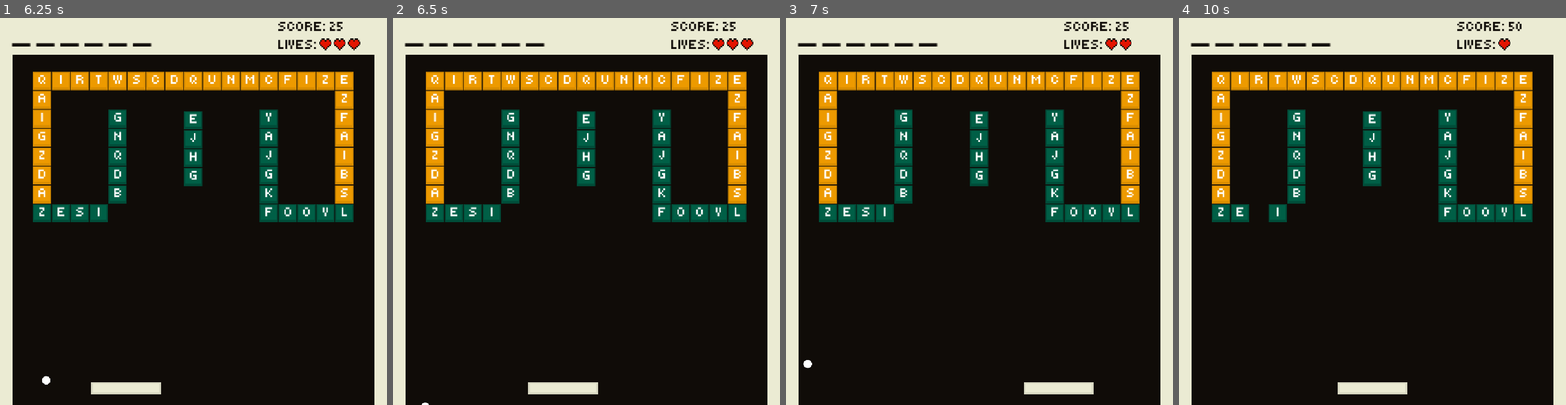
Above: before the commit, frames 1-4 (left to right).
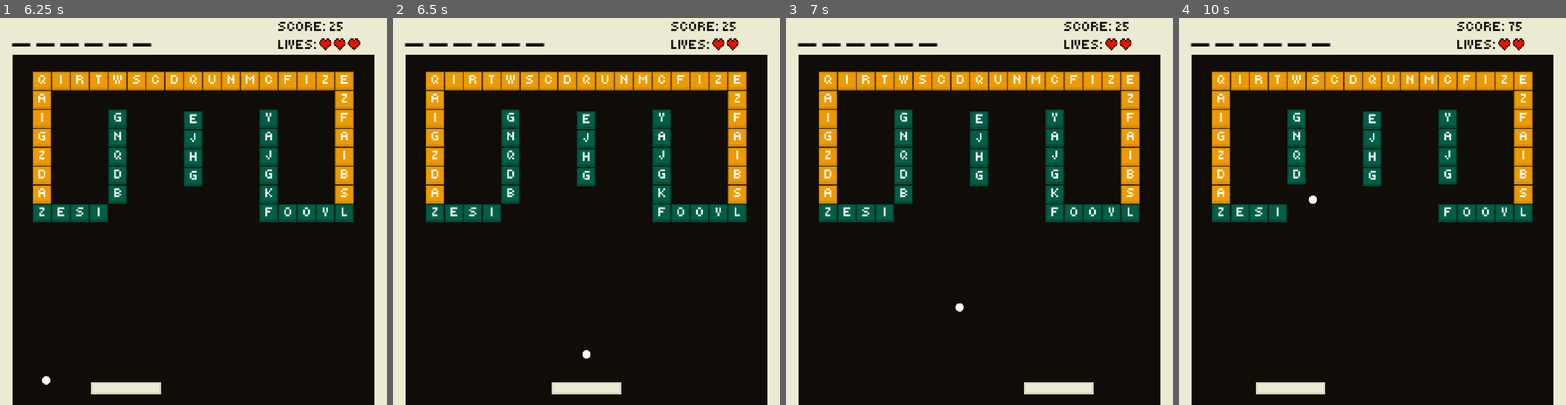
Above: after the commit, the same moments.

Repository: problem-18-dev/KeyBricks
Game: Godot game, scene res://main.tscn
The game is run twice, just before and just after one commit, with the same random seed, the same clock (stepped at 60 frames per second) and the same inputs.
Inputs (mouse positions are in pixels of both pictures, inside the frame that each line leads up to):
- Up to frame 1 (6.25 s): tap Enter at 0.5, 2 s; move the mouse to (278, 192) at 0.52 s; hold Right (move_right) 0.53-1.28 s; hold Space (interact) 0.53-1.28 s; click (278, 192) at 0.67 s; move the mouse to (116, 230) at 1.27 s; hold Left (move_left) 1.28-2.03 s; tap Space (interact) at 1.35, 2.85, 3.5, 4.35, 5.85 s; move the mouse to (232, 126) at 2.02 s; hold Space (interact) 2.03-2.78 s; hold Right (move_right) 2.03-3.53 s; move the mouse to (174, 288) at 2.77 s; click (174, 288) at 2.92 s; move the mouse to (309, 269) at 3.52 s; hold Space (interact) 3.53-4.28 s; hold Left (move_left) 3.53-5.78 s; move the mouse to (77, 153) at 4.27 s; move the mouse to (212, 211) at 5.02 s; hold Space (interact) 5.03-5.78 s; click (212, 211) at 5.17 s; move the mouse to (135, 114) at 5.77 s; hold Right (move_right) from 5.78 s (still down)
- Up to frame 2 (6.5 s): keep holding Right (move_right)
- Up to frame 3 (7 s): keep holding Right (move_right); move the mouse to (1064, 192) at 6.52 s; hold Space (interact) from 6.53 s (still down)
- Up to frame 4 (10 s): move the mouse to (1295, 230) at 7.27 s; release Space (interact) at 7.28 s; tap Space (interact) at 7.35, 8.85 s; click (1295, 230) at 7.42 s; move the mouse to (1411, 126) at 8.02 s; release Right (move_right) at 8.03 s; hold Space (interact) 8.03-8.78 s; hold Left (move_left) 8.03-9.53 s; move the mouse to (1353, 288) at 8.77 s; move the mouse to (1488, 269) at 9.52 s; hold Right (move_right) from 9.53 s (still down); hold Space (interact) from 9.53 s (still down); click (1488, 269) at 9.67 s

Frame 1 is identical in both runs. In frame 2, 0.5% of the frame differs, in the area x 7-94%, y 5-100%; in frame 3, less than 0.1%; in frame 4, 1.9%, in the area x 18-90%, y 1-98%.

Commit message:
fix: replace notifier with position check on ball

Diff:
--- a/scenes/ball/ball.gd
+++ b/scenes/ball/ball.gd
@@ -18,6 +18,11 @@
 var _has_started := false
 
 
+func _process(_delta: float) -> void:
+	if position.y >= get_viewport_rect().size.y:
+		ball_lost.emit()
+
+
 func _physics_process(delta: float) -> void:
 	if not _has_started:
 		return
@@ -33,6 +38,7 @@
 
 
 func reset(new_position: Vector2) -> void:
+	sleeping = true
 	_has_started = false
 	_direction = Vector2.ZERO
 	_speed = 0
@@ -43,6 +49,7 @@
 	_direction = Vector2.UP.rotated(randf_range(-rotation_diff, rotation_diff))
 	_speed = min_speed
 	_has_started = true
+	sleeping = false
 	ball_started.emit()
 
 
@@ -74,7 +81,3 @@
 
 	AudioManager.play(audio_to_play)
 	_increase_speed()
-
-
-func _on_visible_on_screen_notifier_2d_screen_exited() -> void:
-	ball_lost.emit()
--- a/scenes/ball/ball.tscn
+++ b/scenes/ball/ball.tscn
@@ -23,7 +23,3 @@
 [node name="Sprite2D" type="Sprite2D" parent="."]
 scale = Vector2(0.35, 0.35)
 texture = ExtResource("2_nv6q1")
-
-[node name="VisibleOnScreenNotifier2D" type="VisibleOnScreenNotifier2D" parent="."]
-
-[connection signal="screen_exited" from="VisibleOnScreenNotifier2D" to="." method="_on_visible_on_screen_notifier_2d_screen_exited"]
